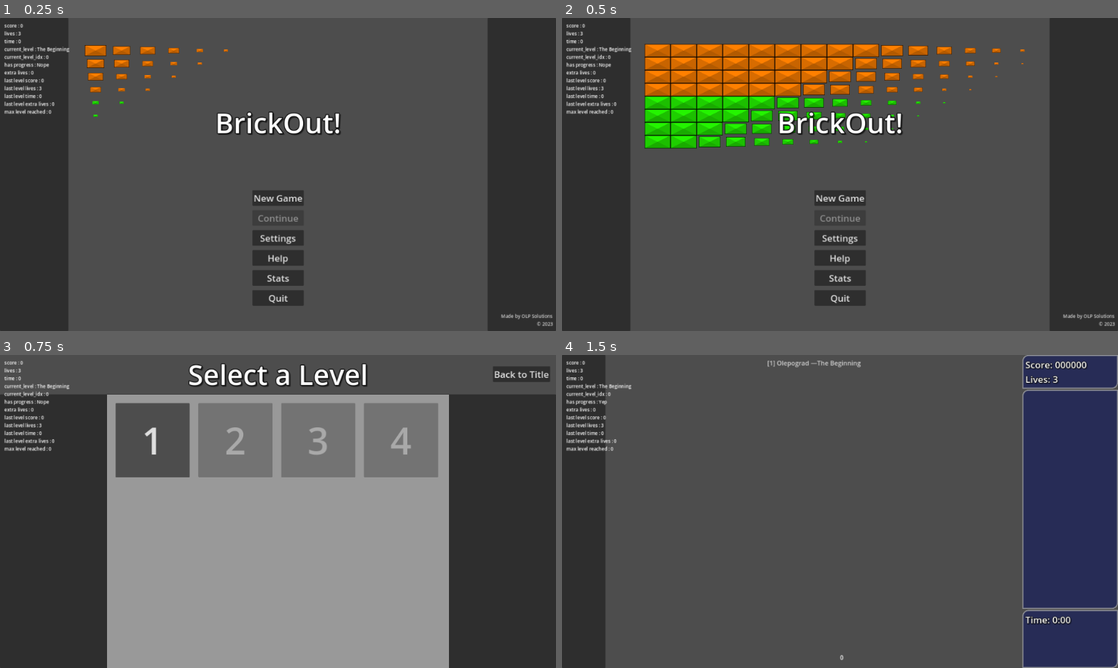
Above: before the commit, frames 1-4 (two rows, left to right).
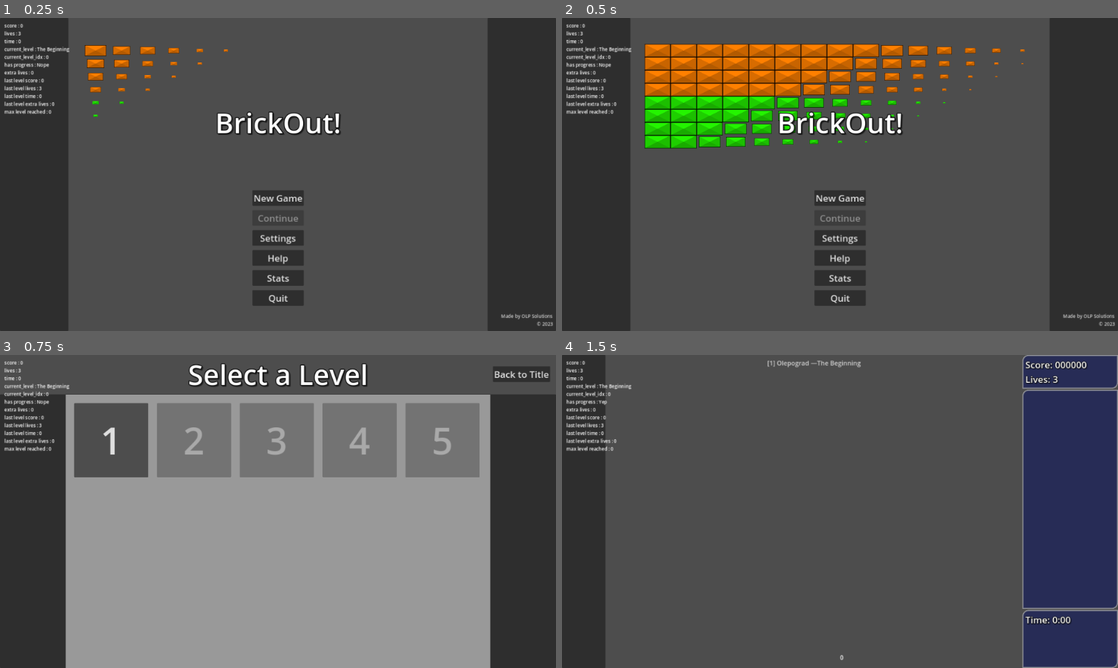
Above: after the commit, the same moments.

Repository: O-39889/brickout
Game: Godot game, scene res://scenes/title_screen.tscn
Two runs of this game, one before a commit and one after it. Both use one fixed random seed, a clock stepped at 60 frames per second and the inputs below. The engine's default icon, where the game draws it, is replaced by a stand-in: a white triangle on a blue panel in a dark square.
Inputs:
- Up to frame 1 (0.25 s): no input
- Up to frame 2 (0.5 s): no input
- Up to frame 3 (0.75 s): click "New Game" at 0.5 s
- Up to frame 4 (1.5 s): click "1" at 1.25 s

Frames 1-2 are identical in both runs. In frame 3, 18% of the frame differs, in the area x 11-89%, y 12-100%; in frame 4, nothing differs.

Commit message:
Add another level?

Diff:
--- /dev/null
+++ b/scenes/levels_new/main_campaign/checkerboard.tscn
@@ -0,0 +1,315 @@
+[gd_scene load_steps=4 format=3 uid="uid://dmtpt1wogik8p"]
+
+[ext_resource type="PackedScene" uid="uid://cdqd7yfdukjv7" path="res://scenes/levels_new/main_level_gameplay.tscn" id="1_67l31"]
+[ext_resource type="PackedScene" uid="uid://blofikyc7x7vn" path="res://scenes/RegularBrick.tscn" id="2_b8e34"]
+[ext_resource type="PackedScene" uid="uid://blefa03mpdv8b" path="res://scenes/unbreakable_brick.tscn" id="3_sr3lk"]
+
+[node name="MainLevelGameplay" instance=ExtResource("1_67l31")]
+level_name = "Checkerboarded"
+level_author = "Olepograd"
+powerup_chance = 0.09
+pool_type = 1
+
+[node name="Brick74" parent="BrickComponent" index="0" instance=ExtResource("2_b8e34")]
+position = Vector2(315, 113)
+color = 1
+
+[node name="UnbreakableBrick14" parent="BrickComponent" index="1" instance=ExtResource("3_sr3lk")]
+position = Vector2(315, 158)
+
+[node name="Brick75" parent="BrickComponent" index="2" instance=ExtResource("2_b8e34")]
+position = Vector2(225, 203)
+color = 1
+
+[node name="UnbreakableBrick15" parent="BrickComponent" index="3" instance=ExtResource("3_sr3lk")]
+position = Vector2(225, 248)
+
+[node name="Brick76" parent="BrickComponent" index="4" instance=ExtResource("2_b8e34")]
+position = Vector2(135, 113)
+color = 1
+
+[node name="Brick77" parent="BrickComponent" index="5" instance=ExtResource("2_b8e34")]
+position = Vector2(225, 23)
+color = 1
+
+[node name="Brick78" parent="BrickComponent" index="6" instance=ExtResource("2_b8e34")]
+position = Vector2(45, 23)
+color = 1
+
+[node name="UnbreakableBrick18" parent="BrickComponent" index="7" instance=ExtResource("3_sr3lk")]
+position = Vector2(45, 68)
+
+[node name="Brick79" parent="BrickComponent" index="8" instance=ExtResource("2_b8e34")]
+position = Vector2(45, 203)
+color = 1
+
+[node name="Brick80" parent="BrickComponent" index="9" instance=ExtResource("2_b8e34")]
+position = Vector2(135, 293)
+color = 1
+
+[node name="UnbreakableBrick20" parent="BrickComponent" index="10" instance=ExtResource("3_sr3lk")]
+position = Vector2(135, 338)
+
+[node name="Brick81" parent="BrickComponent" index="11" instance=ExtResource("2_b8e34")]
+position = Vector2(45, 383)
+color = 1
+
+[node name="UnbreakableBrick21" parent="BrickComponent" index="12" instance=ExtResource("3_sr3lk")]
+position = Vector2(45, 428)
+
+[node name="Brick82" parent="BrickComponent" index="13" instance=ExtResource("2_b8e34")]
+position = Vector2(225, 383)
+color = 1
+
+[node name="Brick83" parent="BrickComponent" index="14" instance=ExtResource("2_b8e34")]
+position = Vector2(315, 293)
+color = 1
+
+[node name="Brick84" parent="BrickComponent" index="15" instance=ExtResource("2_b8e34")]
+position = Vector2(405, 383)
+color = 1
+
+[node name="UnbreakableBrick24" parent="BrickComponent" index="16" instance=ExtResource("3_sr3lk")]
+position = Vector2(405, 428)
+
+[node name="Brick85" parent="BrickComponent" index="17" instance=ExtResource("2_b8e34")]
+position = Vector2(405, 203)
+color = 1
+
+[node name="Brick86" parent="BrickComponent" index="18" instance=ExtResource("2_b8e34")]
+position = Vector2(405, 23)
+color = 1
+
+[node name="UnbreakableBrick26" parent="BrickComponent" index="19" instance=ExtResource("3_sr3lk")]
+position = Vector2(405, 68)
+
+[node name="Brick87" parent="BrickComponent" index="20" instance=ExtResource("2_b8e34")]
+position = Vector2(495, 113)
+color = 1
+
+[node name="Brick88" parent="BrickComponent" index="21" instance=ExtResource("2_b8e34")]
+position = Vector2(585, 23)
+color = 1
+
+[node name="Brick89" parent="BrickComponent" index="22" instance=ExtResource("2_b8e34")]
+position = Vector2(495, 293)
+color = 1
+
+[node name="UnbreakableBrick29" parent="BrickComponent" index="23" instance=ExtResource("3_sr3lk")]
+position = Vector2(495, 338)
+
+[node name="Brick92" parent="BrickComponent" index="24" instance=ExtResource("2_b8e34")]
+position = Vector2(675, 113)
+color = 1
+
+[node name="UnbreakableBrick32" parent="BrickComponent" index="25" instance=ExtResource("3_sr3lk")]
+position = Vector2(675, 158)
+
+[node name="Brick93" parent="BrickComponent" index="26" instance=ExtResource("2_b8e34")]
+position = Vector2(675, 293)
+color = 1
+
+[node name="Brick91" parent="BrickComponent" index="27" instance=ExtResource("2_b8e34")]
+position = Vector2(585, 203)
+color = 1
+
+[node name="UnbreakableBrick31" parent="BrickComponent" index="28" instance=ExtResource("3_sr3lk")]
+position = Vector2(585, 248)
+
+[node name="Brick90" parent="BrickComponent" index="29" instance=ExtResource("2_b8e34")]
+position = Vector2(585, 383)
+color = 1
+
+[node name="Brick94" parent="BrickComponent" index="30" instance=ExtResource("2_b8e34")]
+position = Vector2(1035, 113)
+color = 1
+
+[node name="UnbreakableBrick34" parent="BrickComponent" index="31" instance=ExtResource("3_sr3lk")]
+position = Vector2(1035, 158)
+
+[node name="Brick95" parent="BrickComponent" index="32" instance=ExtResource("2_b8e34")]
+position = Vector2(945, 203)
+color = 1
+
+[node name="UnbreakableBrick35" parent="BrickComponent" index="33" instance=ExtResource("3_sr3lk")]
+position = Vector2(945, 248)
+
+[node name="Brick96" parent="BrickComponent" index="34" instance=ExtResource("2_b8e34")]
+position = Vector2(855, 113)
+color = 1
+
+[node name="Brick97" parent="BrickComponent" index="35" instance=ExtResource("2_b8e34")]
+position = Vector2(945, 23)
+color = 1
+
+[node name="Brick98" parent="BrickComponent" index="36" instance=ExtResource("2_b8e34")]
+position = Vector2(765, 23)
+color = 1
+
+[node name="UnbreakableBrick38" parent="BrickComponent" index="37" instance=ExtResource("3_sr3lk")]
+position = Vector2(765, 68)
+
+[node name="Brick99" parent="BrickComponent" index="38" instance=ExtResource("2_b8e34")]
+position = Vector2(765, 203)
+color = 1
+
+[node name="Brick100" parent="BrickComponent" index="39" instance=ExtResource("2_b8e34")]
+position = Vector2(855, 293)
+color = 1
+
+[node name="UnbreakableBrick40" parent="BrickComponent" index="40" instance=ExtResource("3_sr3lk")]
+position = Vector2(855, 338)
+
+[node name="Brick101" parent="BrickComponent" index="41" instance=ExtResource("2_b8e34")]
+position = Vector2(765, 383)
+color = 1
+
+[node name="UnbreakableBrick41" parent="BrickComponent" index="42" instance=ExtResource("3_sr3lk")]
+position = Vector2(765, 428)
+
+[node name="Brick102" parent="BrickComponent" index="43" instance=ExtResource("2_b8e34")]
+position = Vector2(945, 383)
+color = 1
+
+[node name="Brick103" parent="BrickComponent" index="44" instance=ExtResource("2_b8e34")]
+position = Vector2(1035, 293)
+color = 1
+
+[node name="Brick104" parent="BrickComponent" index="45" instance=ExtResource("2_b8e34")]
+position = Vector2(1125, 383)
+color = 1
+
+[node name="UnbreakableBrick44" parent="BrickComponent" index="46" instance=ExtResource("3_sr3lk")]
+position = Vector2(1125, 428)
+
+[node name="Brick105" parent="BrickComponent" index="47" instance=ExtResource("2_b8e34")]
+position = Vector2(1125, 203)
+color = 1
+
+[node name="Brick106" parent="BrickComponent" index="48" instance=ExtResource("2_b8e34")]
+position = Vector2(1125, 23)
+color = 1
+
+[node name="UnbreakableBrick46" parent="BrickComponent" index="49" instance=ExtResource("3_sr3lk")]
+position = Vector2(1125, 68)
+
+[node name="Brick107" parent="BrickComponent" index="50" instance=ExtResource("2_b8e34")]
+position = Vector2(1215, 113)
+color = 1
+
+[node name="Brick108" parent="BrickComponent" index="51" instance=ExtResource("2_b8e34")]
+position = Vector2(1305, 23)
+color = 1
+
+[node name="Brick109" parent="BrickComponent" index="52" instance=ExtResource("2_b8e34")]
+position = Vector2(1215, 293)
+color = 1
+
+[node name="UnbreakableBrick49" parent="BrickComponent" index="53" instance=ExtResource("3_sr3lk")]
+position = Vector2(1215, 338)
+
+[node name="Brick110" parent="BrickComponent" index="54" instance=ExtResource("2_b8e34")]
+position = Vector2(1395, 113)
+color = 1
+
+[node name="UnbreakableBrick50" parent="BrickComponent" index="55" instance=ExtResource("3_sr3lk")]
+position = Vector2(1395, 158)
+
+[node name="Brick111" parent="BrickComponent" index="56" instance=ExtResource("2_b8e34")]
+position = Vector2(1395, 293)
+color = 1
+
+[node name="Brick112" parent="BrickComponent" index="57" instance=ExtResource("2_b8e34")]
+position = Vector2(1305, 203)
+color = 1
+
+[node name="UnbreakableBrick52" parent="BrickComponent" index="58" instance=ExtResource("3_sr3lk")]
+position = Vector2(1305, 248)
+
+[node name="Brick113" parent="BrickComponent" index="59" instance=ExtResource("2_b8e34")]
+position = Vector2(1305, 383)
+color = 1
+
+[node name="Brick114" parent="BrickComponent" index="60" instance=ExtResource("2_b8e34")]
+position = Vector2(135, 158)
+color = 5
+
+[node name="Brick115" parent="BrickComponent" index="61" instance=ExtResource("2_b8e34")]
+position = Vector2(225, 68)
+is_shimmering = true
+color = 5
+
+[node name="Brick116" parent="BrickComponent" index="62" instance=ExtResource("2_b8e34")]
+position = Vector2(45, 248)
+color = 5
+
+[node name="Brick117" parent="BrickComponent" index="63" instance=ExtResource("2_b8e34")]
+position = Vector2(225, 428)
+color = 5
+
+[node name="Brick118" parent="BrickComponent" index="64" instance=ExtResource("2_b8e34")]
+position = Vector2(315, 338)
+color = 5
+
+[node name="Brick119" parent="BrickComponent" index="65" instance=ExtResource("2_b8e34")]
+position = Vector2(405, 248)
+color = 5
+
+[node name="Brick120" parent="BrickComponent" index="66" instance=ExtResource("2_b8e34")]
+position = Vector2(495, 158)
+color = 5
+
+[node name="Brick121" parent="BrickComponent" index="67" instance=ExtResource("2_b8e34")]
+position = Vector2(585, 68)
+is_shimmering = true
+color = 5
+
+[node name="Brick122" parent="BrickComponent" index="68" instance=ExtResource("2_b8e34")]
+position = Vector2(675, 338)
+color = 5
+
+[node name="Brick123" parent="BrickComponent" index="69" instance=ExtResource("2_b8e34")]
+position = Vector2(585, 428)
+color = 5
+
+[node name="Brick124" parent="BrickComponent" index="70" instance=ExtResource("2_b8e34")]
+position = Vector2(855, 158)
+color = 5
+
+[node name="Brick125" parent="BrickComponent" index="71" instance=ExtResource("2_b8e34")]
+position = Vector2(945, 68)
+is_shimmering = true
+color = 5
+
+[node name="Brick126" parent="BrickComponent" index="72" instance=ExtResource("2_b8e34")]
+position = Vector2(765, 248)
+color = 5
+
+[node name="Brick127" parent="BrickComponent" index="73" instance=ExtResource("2_b8e34")]
+position = Vector2(945, 428)
+color = 5
+
+[node name="Brick128" parent="BrickComponent" index="74" instance=ExtResource("2_b8e34")]
+position = Vector2(1035, 338)
+color = 5
+
+[node name="Brick129" parent="BrickComponent" index="75" instance=ExtResource("2_b8e34")]
+position = Vector2(1125, 248)
+color = 5
+
+[node name="Brick130" parent="BrickComponent" index="76" instance=ExtResource("2_b8e34")]
+position = Vector2(1215, 158)
+color = 5
+
+[node name="Brick131" parent="BrickComponent" index="77" instance=ExtResource("2_b8e34")]
+position = Vector2(1305, 68)
+is_shimmering = true
+color = 5
+
+[node name="Brick132" parent="BrickComponent" index="78" instance=ExtResource("2_b8e34")]
+position = Vector2(1395, 338)
+color = 5
+
+[node name="Brick133" parent="BrickComponent" index="79" instance=ExtResource("2_b8e34")]
+position = Vector2(1305, 428)
+color = 5
--- a/scenes/singletons/game_progression.tscn
+++ b/scenes/singletons/game_progression.tscn
@@ -5,4 +5,4 @@
 [node name="GameProgression" type="Node"]
 script = ExtResource("1_tj43e")
 main_campaign_dir = "res://scenes/levels_new/main_campaign"
-level_campaign = PackedStringArray("first_levle", "shimmer_intro", "will_come_up_with_the_name_later", "circlularos")
+level_campaign = PackedStringArray("first_levle", "shimmer_intro", "will_come_up_with_the_name_later", "circlularos", "checkerboard")
